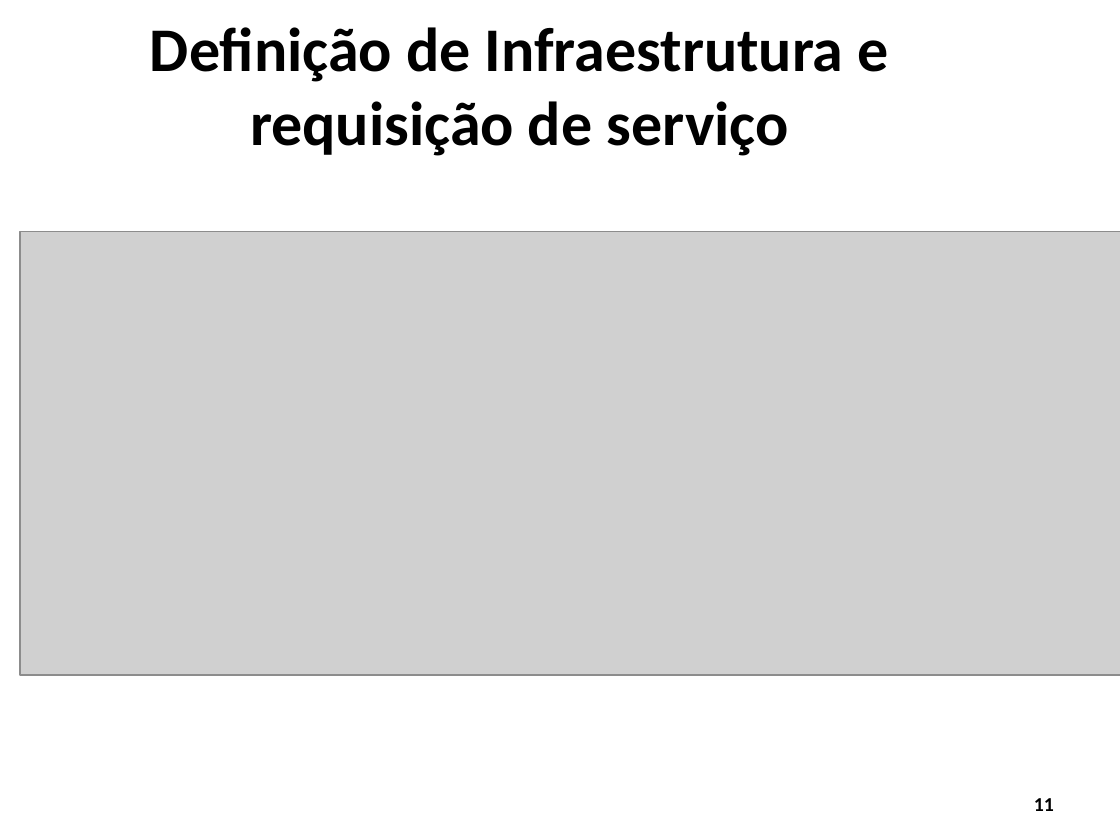
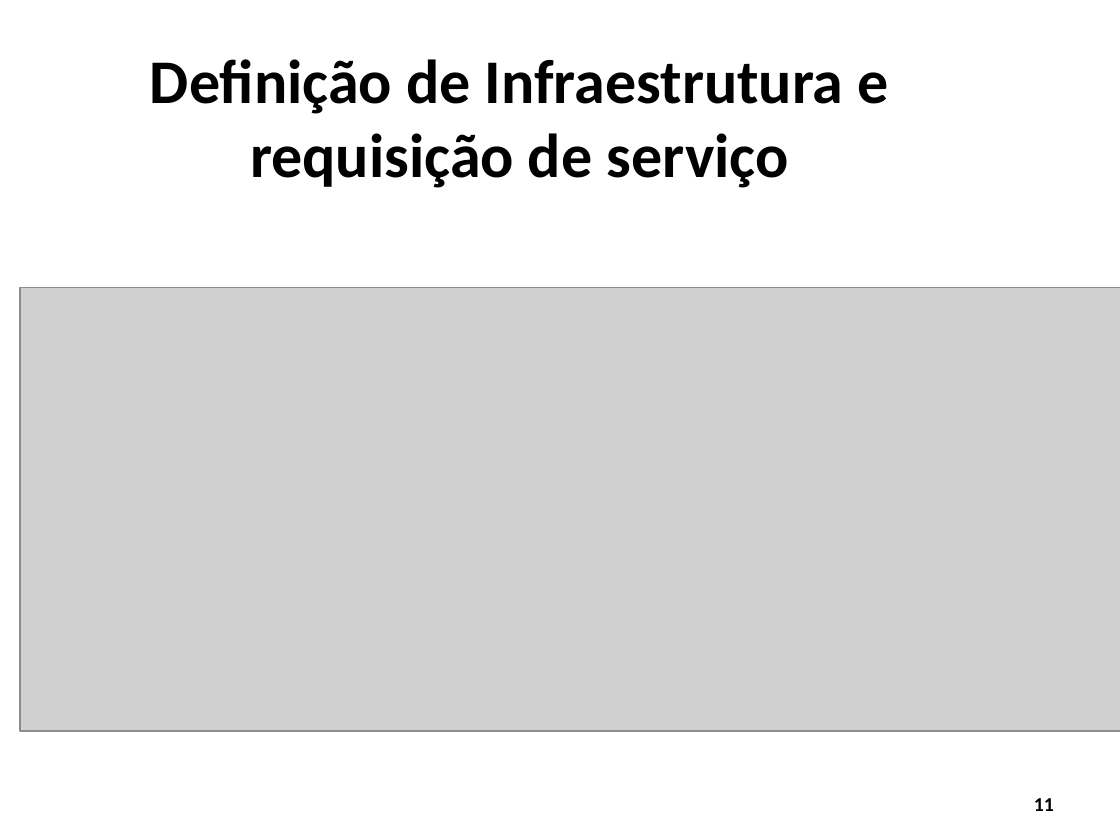
Before and after one commit to WiltonLoch/TCC, a slide deck: slide 11 of apresentacao_TCC_wilton.odp. Drawn at 1120x840 pixels with LibreOffice and Linux fonts; fonts in the diff are those of the drawing; grey boxes stand for pictures; background and template pictures are left out. Boxes give left, top, right and bottom in pixels: in the first picture for what was removed or moved away, otherwise in the second. Text is boxed around its words. In the diff, an @@ line names an element or a change of style, - is before the commit and + after.

```diff
--- a/apresentacao_TCC_wilton.odp
+++ b/apresentacao_TCC_wilton.odp
@@ title "Definição de Infraestrutura e requisição ...": place and size @@
-title "Definição de Infraestrutura e requisição ..." at (150, 27, 889, 156)
+title "Definição de Infraestrutura e requisição ..." at (150, 59, 889, 188)
@@ picture: place and size @@
-picture at (20, 232, 1120, 675)
+picture at (20, 288, 1120, 731)
```
Also in this commit, not shown: 8 other slides changed, 1 other file.
